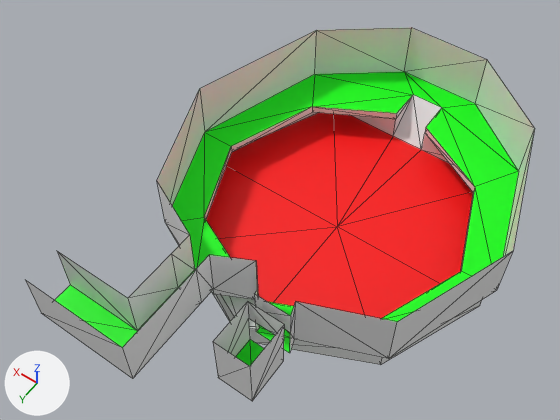
Two versions of the glTF model Voronomir/Assets/Modelos/Mundos/M1E1/Sala3.glb, one commit apart.
One viewpoint serves both versions: a 50 mm camera at (-25.6, 47.1, 71.1) aimed at (4.3, 5.2, 5.4). Arrows for +X, +Y and +Z are at lower left; the lights stay in place. Mesh edges are drawn as thin lines. Vertices at the same position are counted once.

In view in the first picture: 'Sala3'.
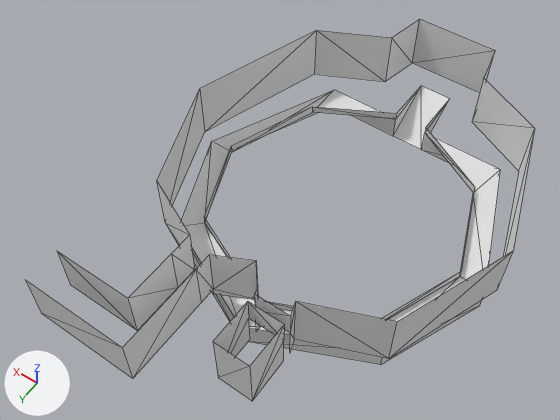
The edits, one by one:
me_sala3 is used by ob_sala3; location (0.0, 0.0, 0.0).
me_sala3 had 92 vertices, 149 faces and spanned x -19.0..19.0, y -23.0..29.0, z 0.0..11.0.
me_sala3 now has 95 vertices, 112 faces and spans x -19.0..19.0, y -25.0..29.0, z 0.0..11.0.
Part 1, on me_sala3:
4 vertices are removed from x -5.0..5.0, y -23.0..0.0, z 0.0..4.0.
50 faces are deleted.
3 vertices move from x -5.0..5.0, y -23.0..-20.0, z 4.0..11.0 to x -6.0..5.0, y -25.0..-20.0, z 4.0..11.0.
7 vertices are added at x -6.0..6.0, y -25.0..-20.0, z 4.0..11.0.
13 new faces join them.
me_sala3 no longer uses material mat_piso0 (red #ff0000).
me_sala3 no longer uses material mat_piso1 (green #00ff00).

Boxes (x1, y1, x2, y2) around the edits, measured in the pictures (560 x 420 px):
'Sala3', reshaped
    before: (26, 28, 535, 401)
    after: (26, 19, 535, 401)
part 1 of me_sala3, cut back
    before: (55, 28, 535, 366)
    after: (315, 19, 535, 171)
